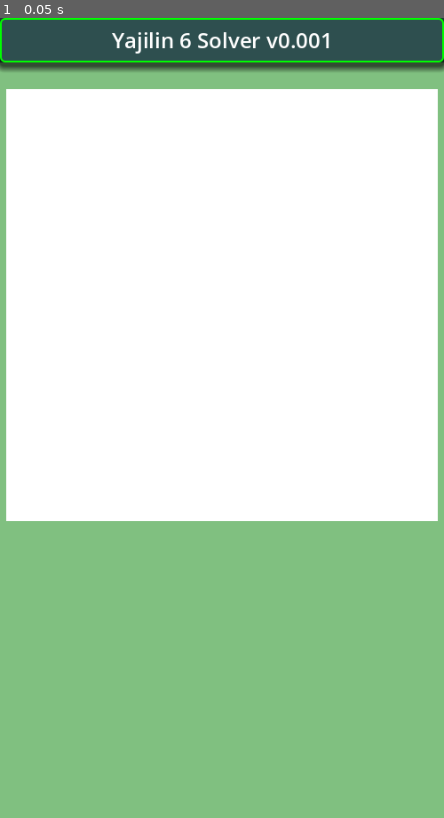
Above: before the commit, frame 1.
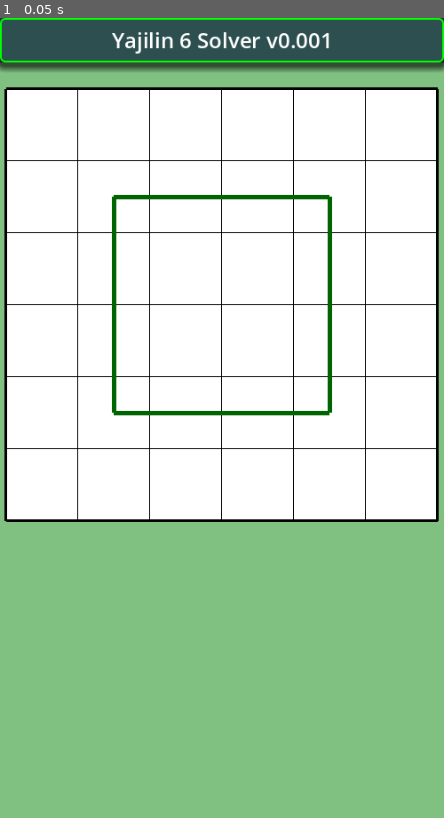
Above: after the commit, the same moment.

Repository: vivisuke/Yajilin6Solver
Game: Godot game, scene res://main.tscn
The game is run twice, just before and just after one commit, with the same random seed, the same clock (stepped at 60 frames per second) and the same inputs.
Inputs:
- Up to frame 1 (0.05 s): no input

The runs differ from the first frame. In frame 1, 4.0% of the frame differs, in the area x 0-99%, y 8-63%.

Commit message:
0004 ◎ C 02/12 02/14 0.001│ToDo│盤面グリッド描画 0005 ◎ C 02/12 02/14 0.001│ToDo│ライン描画レイヤー追加

Diff:
--- a/Yajilin6Solver/main.tscn
+++ b/Yajilin6Solver/main.tscn
@@ -1,6 +1,8 @@
-[gd_scene load_steps=2 format=3 uid="uid://bgthgx02v541e"]
+[gd_scene load_steps=4 format=3 uid="uid://bgthgx02v541e"]
 
 [ext_resource type="Script" path="res://scripts/TitleBar.gd" id="1_kqcud"]
+[ext_resource type="Script" path="res://scripts/Grid.gd" id="2_rcw08"]
+[ext_resource type="Script" path="res://scripts/LineLayer.gd" id="3_p6ymd"]
 
 [node name="Main" type="Node2D"]
 
@@ -29,3 +31,20 @@
 offset_top = 80.0
 offset_right = 493.0
 offset_bottom = 566.0
+
+[node name="TileMap" type="TileMap" parent="Board"]
+format = 2
+
+[node name="Grid" type="ColorRect" parent="Board"]
+layout_mode = 0
+offset_right = 40.0
+offset_bottom = 40.0
+color = Color(1, 1, 1, 0)
+script = ExtResource("2_rcw08")
+
+[node name="LineLayer" type="ColorRect" parent="Board"]
+layout_mode = 0
+offset_right = 40.0
+offset_bottom = 40.0
+color = Color(1, 1, 1, 0)
+script = ExtResource("3_p6ymd")
--- /dev/null
+++ b/Yajilin6Solver/scripts/Grid.gd
@@ -0,0 +1,19 @@
+extends ColorRect
+
+const N_HORZ = 6
+const N_VERT = 6
+const CELL_WIDTH = 81
+const BOARD_WIDTH = CELL_WIDTH * N_HORZ
+
+func _draw():
+	for h in range(N_HORZ + 1):
+		var x = h * CELL_WIDTH
+		var w = 1 if h > 0 && h < N_HORZ else 3
+		draw_line(Vector2(x, 0), Vector2(x, BOARD_WIDTH), Color.BLACK, w)
+		draw_line(Vector2(0, x), Vector2(BOARD_WIDTH, x), Color.BLACK, w)
+	pass
+
+func _ready():
+	pass # Replace with function body.
+func _process(delta):
+	pass
--- /dev/null
+++ b/Yajilin6Solver/scripts/LineLayer.gd
@@ -0,0 +1,21 @@
+extends ColorRect
+
+const N_HORZ = 6
+const N_VERT = 6
+const CELL_WIDTH = 81
+const BOARD_WIDTH = CELL_WIDTH * N_HORZ
+
+func _draw():
+	var x1 = CELL_WIDTH * 1.5
+	var x2 = CELL_WIDTH * 4.5
+	var y1 = CELL_WIDTH * 1.5
+	var y2 = CELL_WIDTH * 4.5
+	var w = 5
+	draw_line(Vector2(x1, y1), Vector2(x2, y1), Color.DARK_GREEN, w)
+	draw_line(Vector2(x1, y2), Vector2(x2, y2), Color.DARK_GREEN, w)
+	draw_line(Vector2(x1, y1), Vector2(x1, y2), Color.DARK_GREEN, w)
+	draw_line(Vector2(x2, y1), Vector2(x2, y2), Color.DARK_GREEN, w)
+func _ready():
+	pass # Replace with function body.
+func _process(delta):
+	pass
Not shown, changed: Yajilin6Solver.spr
